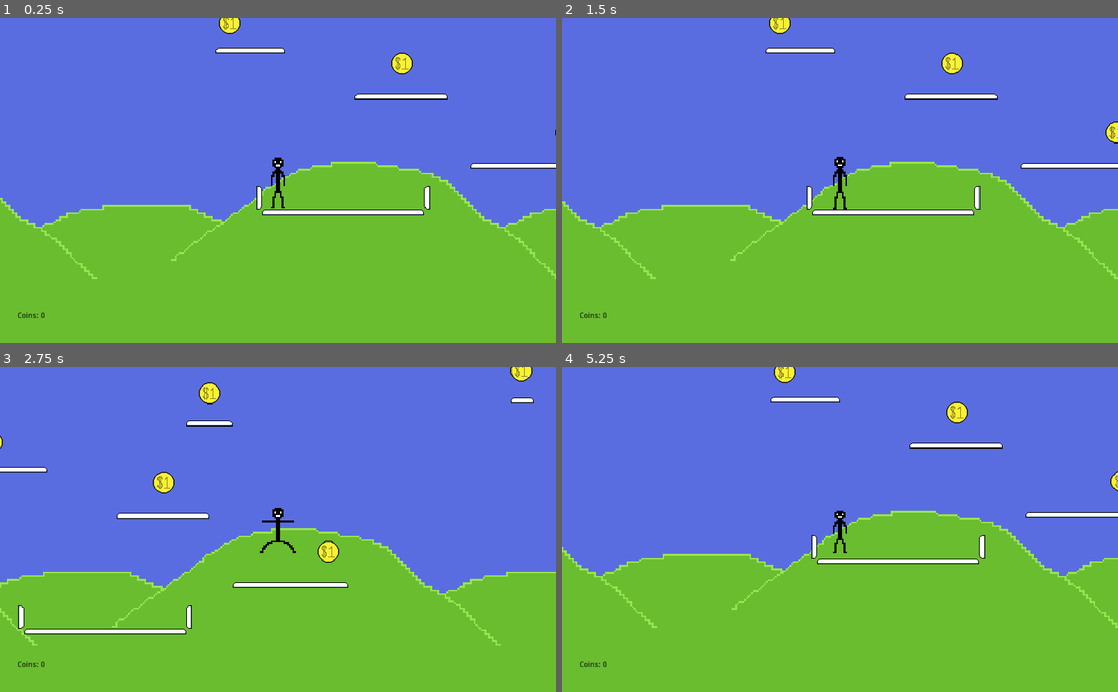
Above: before the commit, frames 1-4 (two rows, left to right).
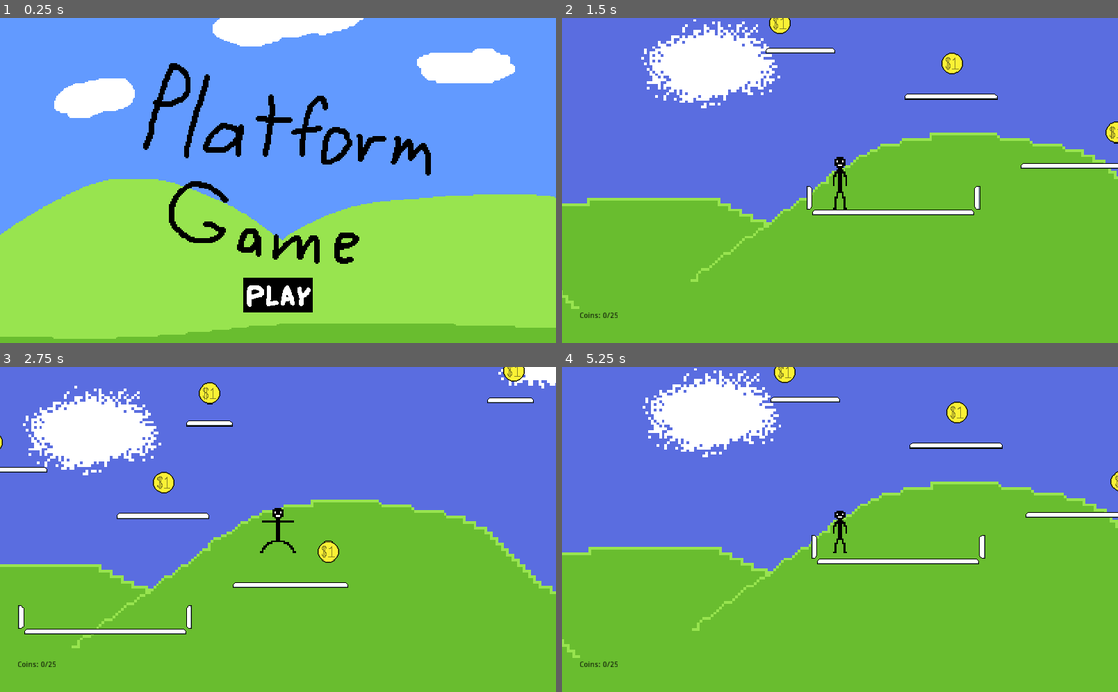
Above: after the commit, the same moments.

Repository: bsu-cs315/P2-Platform-Game
Game: Godot game, scene res://src/TitleScreen.tscn
The game is run twice, just before and just after one commit, with the same random seed, the same clock (stepped at 60 frames per second) and the same inputs. Before the commit the project starts from res://src/Main.tscn.
Inputs (mouse positions are in pixels of both pictures, inside the frame that each line leads up to):
- Up to frame 1 (0.25 s): no input
- Up to frame 2 (1.5 s): click (840, 294) at 0.52 s; tap Enter at 1.25 s; hold Right (ui_right) from 1.28 s (still down)
- Up to frame 3 (2.75 s): keep holding Right (ui_right); tap Up (ui_up) at 1.52, 2.27 s
- Up to frame 4 (5.25 s): release Right (ui_right) at 2.78 s; hold Left (ui_left) 2.78-3.53 s; hold Right (ui_right) 3.53-5.03 s; tap Up (ui_up) at 3.77, 4.52 s; hold Left (ui_left) from 5.03 s (still down)

The runs differ from the first frame. In frame 1, 95% of the frame differs, in the area x 0-100%, y 0-99%; in frame 2, 12%; in frame 3, 13%; in frame 4, 12%.

Commit message:
Add title screen

Diff:
--- a/project.godot
+++ b/project.godot
@@ -16,7 +16,7 @@
 [application]
 
 config/name="Project2"
-run/main_scene="res://src/Main.tscn"
+run/main_scene="res://src/TitleScreen.tscn"
 config/icon="res://icon.png"
 
 [autoload]
--- a/src/Background.tscn
+++ b/src/Background.tscn
@@ -9,7 +9,8 @@
 follow_viewport_scale = 0.25
 
 [node name="Sprite" type="Sprite" parent="ParallaxBackground"]
-scale = Vector2( 10, 10 )
+position = Vector2( 0, -200 )
+scale = Vector2( 15, 15 )
 texture = ExtResource( 1 )
 region_enabled = true
 region_rect = Rect2( 0, 0, 2048, 256 )
--- a/src/HUD.gd
+++ b/src/HUD.gd
@@ -6,4 +6,14 @@
 
 
 func render() -> void:
-	$CoinLabel.text = "Coins: " + String(Score.score)
+	$CoinLabel.text = "Coins: " + String(Score.score) + "/25"
+	if Score.score >= 25:
+		$VictoryScreen.visible = true
+	else:
+		$VictoryScreen.visible = false
+
+
+func _on_MenuButton_button_down():
+	var _useless_var: int = get_tree().reload_current_scene()
+	Score.score = 0
+	get_tree().get_root().get_node("Main").queue_free()
--- a/src/HUD.tscn
+++ b/src/HUD.tscn
@@ -16,3 +16,30 @@
 __meta__ = {
 "_edit_use_anchors_": false
 }
+
+[node name="VictoryScreen" type="Control" parent="."]
+visible = false
+margin_right = 40.0
+margin_bottom = 40.0
+rect_scale = Vector2( 2, 2 )
+__meta__ = {
+"_edit_use_anchors_": false
+}
+
+[node name="Label" type="Label" parent="VictoryScreen"]
+margin_left = 222.763
+margin_top = 123.101
+margin_right = 286.763
+margin_bottom = 137.101
+text = "YOU WIN!"
+__meta__ = {
+"_edit_use_anchors_": false
+}
+
+[node name="MenuButton" type="Button" parent="VictoryScreen"]
+margin_left = 179.049
+margin_top = 153.622
+margin_right = 331.049
+margin_bottom = 173.622
+text = "CLICK TO PLAY AGAIN"
+[connection signal="button_down" from="VictoryScreen/MenuButton" to="." method="_on_MenuButton_button_down"]
--- a/src/Main.tscn
+++ b/src/Main.tscn
@@ -13,7 +13,7 @@
 scale = Vector2( 5, 5 )
 
 [node name="TileMap" parent="." instance=ExtResource( 1 )]
-tile_data = PoolIntArray( -196583, 0, 0, -196572, 0, 0, -196560, 0, 0, -196547, 0, 0, -196535, 1, 0, -196534, 2, 0, -1965 …(429 unchanged characters)…
+tile_data = PoolIntArray( -1113987, 0, 0, -917381, 0, 0, -786335, 0, 0, -720807, 0, 0, -720769, 0, 0, -524202, 0, 0, -524184, 0, 0, -524165, 0, 0, -393088, 0, 0, -327596, 0, 0, -327567, 1, 0, -327566, 2, 0, -327565, 2, 0, -327564, 3, 0, -262020, 0, 0, -196584, 1, 0, -196583, 3, 0, -196572, 1, 0, -196571, 3, 0, -196560, 1, 0, -196559, 3, 0, -196547, 1, 0, -196546, 3, 0, -196535, 1, 0, -196534, 2, 0, -1965 …(429 unchanged characters)…
 
 [node name="Coins" type="Control" parent="."]
 margin_right = 40.0
@@ -35,67 +35,67 @@
 position = Vector2( 548.362, 117.577 )
 
 [node name="Coin5" parent="Coins" instance=ExtResource( 3 )]
-position = Vector2( 814.907, -132.91 )
+position = Vector2( 804.816, -132.91 )
 
 [node name="Coin6" parent="Coins" instance=ExtResource( 3 )]
-position = Vector2( 1168.64, -128.905 )
+position = Vector2( 1185.46, -129.746 )
 
 [node name="Coin7" parent="Coins" instance=ExtResource( 3 )]
-position = Vector2( 1554.41, -128.905 )
+position = Vector2( 1567.02, -129.746 )
 
 [node name="Coin8" parent="Coins" instance=ExtResource( 3 )]
-position = Vector2( 1968.21, -127.57 )
+position = Vector2( 1983.35, -127.57 )
 
 [node name="Coin9" parent="Coins" instance=ExtResource( 3 )]
-position = Vector2( 2351.31, -128.905 )
+position = Vector2( 2399.56, -133.233 )
 
 [node name="Coin10" parent="Coins" instance=ExtResource( 3 )]
-position = Vector2( 2392.69, -130.24 )
+position = Vector2( 2477.9, -137.009 )
 
 [node name="Coin11" parent="Coins" instance=ExtResource( 3 )]
-position = Vector2( 2439.41, -126.235 )
+position = Vector2( 2564.74, -135.121 )
 
 [node name="Coin12" parent="Coins" instance=ExtResource( 3 )]
-position = Vector2( 2479.45, -123.566 )
+position = Vector2( 2704.59, -190.213 )
 
 [node name="Coin13" parent="Coins" instance=ExtResource( 3 )]
-position = Vector2( 2527.51, -123.566 )
+position = Vector2( 2768.16, -284.505 )
 
 [node name="Coin14" parent="Coins" instance=ExtResource( 3 )]
-position = Vector2( 2568.89, -131.575 )
+position = Vector2( 2863.51, -379.857 )
 
 [node name="Coin15" parent="Coins" instance=ExtResource( 3 )]
-position = Vector2( 2612.94, -130.24 )
+position = Vector2( 3120.96, -413.76 )
 
 [node name="Coin16" parent="Coins" instance=ExtResource( 3 )]
-position = Vector2( 2595.58, -167.615 )
+position = Vector2( 3344.5, -289.803 )
 
 [node name="Coin17" parent="Coins" instance=ExtResource( 3 )]
-position = Vector2( 2548.86, -160.941 )
+position = Vector2( 3634.8, -194.451 )
 
 [node name="Coin18" parent="Coins" instance=ExtResource( 3 )]
-position = Vector2( 2503.48, -155.602 )
+position = Vector2( 3722.73, -194.451 )
 
 [node name="Coin19" parent="Coins" instance=ExtResource( 3 )]
-position = Vector2( 2455.42, -170.285 )
+position = Vector2( 3984.73, -155.451 )
 
 [node name="Coin20" parent="Coins" instance=ExtResource( 3 )]
-position = Vector2( 2410.04, -175.624 )
+position = Vector2( 4114.73, -217.451 )
 
 [node name="Coin21" parent="Coins" instance=ExtResource( 3 )]
-position = Vector2( 2365.99, -180.964 )
+position = Vector2( 3949.73, -287.451 )
 
 [node name="Coin22" parent="Coins" instance=ExtResource( 3 )]
-position = Vector2( 2403.37, -215.67 )
+position = Vector2( 4080.73, -375.451 )
 
 [node name="Coin23" parent="Coins" instance=ExtResource( 3 )]
-position = Vector2( 2458.09, -214.335 )
+position = Vector2( 3952.73, -480.451 )
 
 [node name="Coin24" parent="Coins" instance=ExtResource( 3 )]
-position = Vector2( 2508.82, -210.33 )
+position = Vector2( 4016.73, -575.451 )
 
 [node name="Coin25" parent="Coins" instance=ExtResource( 3 )]
-position = Vector2( 2558.21, -207.661 )
+position = Vector2( 4402.73, -609.451 )
 
 [node name="Player" parent="." instance=ExtResource( 2 )]
 position = Vector2( 150, 180 )
--- a/src/Player.gd
+++ b/src/Player.gd
@@ -147,7 +147,7 @@
 	position = start_pos
 
 
-func _on_PlayerArea_area_entered(area):
+func _on_PlayerArea_area_entered(area: Area2D) -> void:
 	if "Coin" in area.name:
 		Score.score += 1
 		play_coin_sound()
--- /dev/null
+++ b/src/TitleScreen.gd
@@ -0,0 +1,9 @@
+extends Node2D
+
+
+var main_scene: Node2D = preload("res://src/Main.tscn").instance()
+
+
+func _on_MenuButton_button_down() -> void:
+	get_tree().get_root().add_child(main_scene)
+	self.visible = false
--- /dev/null
+++ b/src/TitleScreen.tscn
@@ -0,0 +1,30 @@
+[gd_scene load_steps=5 format=2]
+
+[ext_resource path="res://assets/title_background.png" type="Texture" id=1]
+[ext_resource path="res://assets/title_play.png" type="Texture" id=2]
+[ext_resource path="res://assets/title_logo.png" type="Texture" id=3]
+[ext_resource path="res://src/TitleScreen.gd" type="Script" id=4]
+
+[node name="TitleScreen" type="Node2D"]
+script = ExtResource( 4 )
+
+[node name="Background" type="Sprite" parent="."]
+position = Vector2( 512, 300 )
+scale = Vector2( 2, 2 )
+texture = ExtResource( 1 )
+
+[node name="MenuButton" type="MenuButton" parent="."]
+margin_left = 442.0
+margin_top = 476.59
+margin_right = 582.0
+margin_bottom = 546.59
+icon = ExtResource( 2 )
+__meta__ = {
+"_edit_use_anchors_": false
+}
+
+[node name="Logo" type="Sprite" parent="."]
+position = Vector2( 506.288, 255.973 )
+scale = Vector2( 2.5, 2.5 )
+texture = ExtResource( 3 )
+[connection signal="button_down" from="MenuButton" to="." method="_on_MenuButton_button_down"]
Binary file changed: assets/hills.png
Binary file added: assets/title_background.png
Not shown, added: assets/title_background.png.import
Binary file added: assets/title_logo.png
Not shown, added: assets/title_logo.png.import
Binary file added: assets/title_play.png
Not shown, added: assets/title_play.png.import
